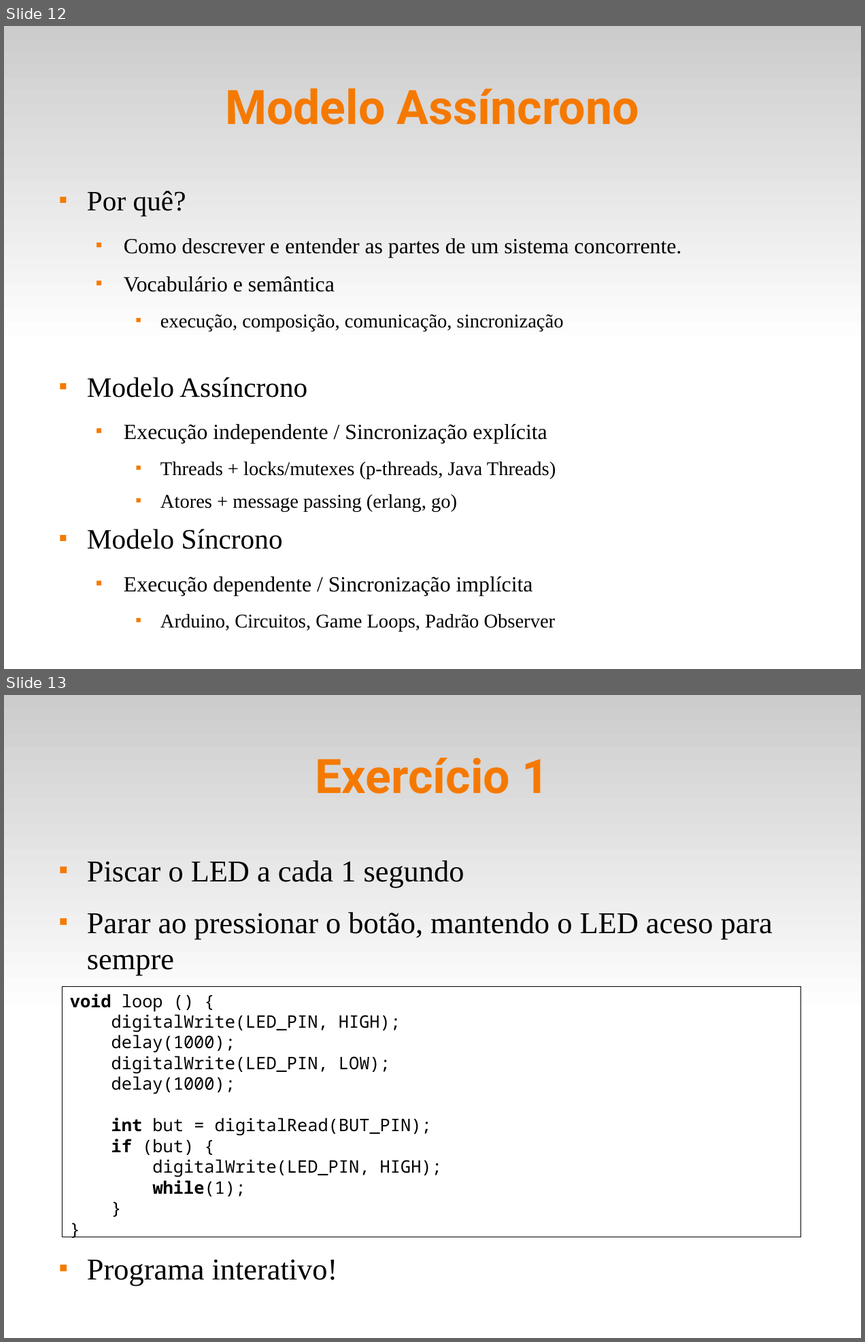
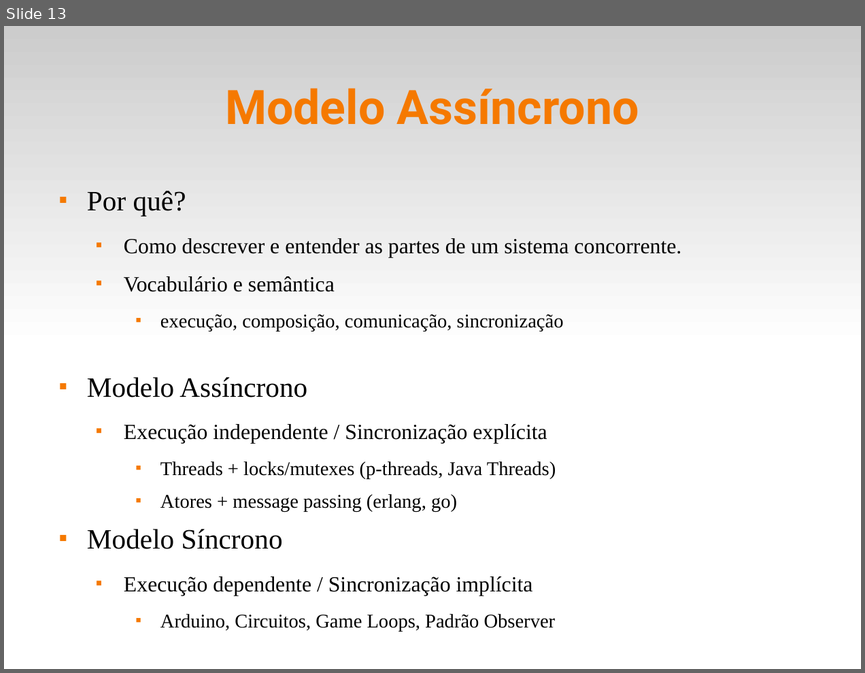
Before and after one commit to fsantanna-uerj/reativos, a slide deck: slides/02_arduino.odp. Shown one above the other, each under a label of ours: slides 12 and 13 before the commit, slide 13 after it. The pictures are 865x1342 and 865x673 pixels, drawn with LibreOffice and Linux fonts; fonts in the diff are those of the drawing. Boxes give left, top, right and bottom in pixels: in the first picture for what was removed or moved away, otherwise in the second. Text is boxed around its words. In the diff, an @@ line names an element or a change of style, - is before the commit and + after.

```diff
--- a/slides/02_arduino.odp
+++ b/slides/02_arduino.odp
@@ slide 13 removed at <box>4,695,861,1338</box>, background #FFFFFF; not listed: 1 template element that a slide beside it also shows @@
@@ title removed at <box>315,758,549,794</box> @@
-Exercício 1
@@ text removed at <box>87,860,772,1285</box> @@
-■ Piscar o LED a cada 1 segundo
-■ Parar ao pressionar o botão, mantendo o LED aceso para sempre
-■ Programa interativo!
@@ rectangle removed at <box>62,986,801,1236</box> @@
-void loop () {
-digitalWrite(LED_PIN, HIGH);
-delay(1000);
-digitalWrite(LED_PIN, LOW);
-delay(1000);
-int but = digitalRead(BUT_PIN);
-if (but) {
-digitalWrite(LED_PIN, HIGH);
-while(1);
-}
-}
@@ what was slide 12 is now slide 13 @@
```
Also in this commit, not shown: 2 slides changed, 1 slide added, 14 other files.
